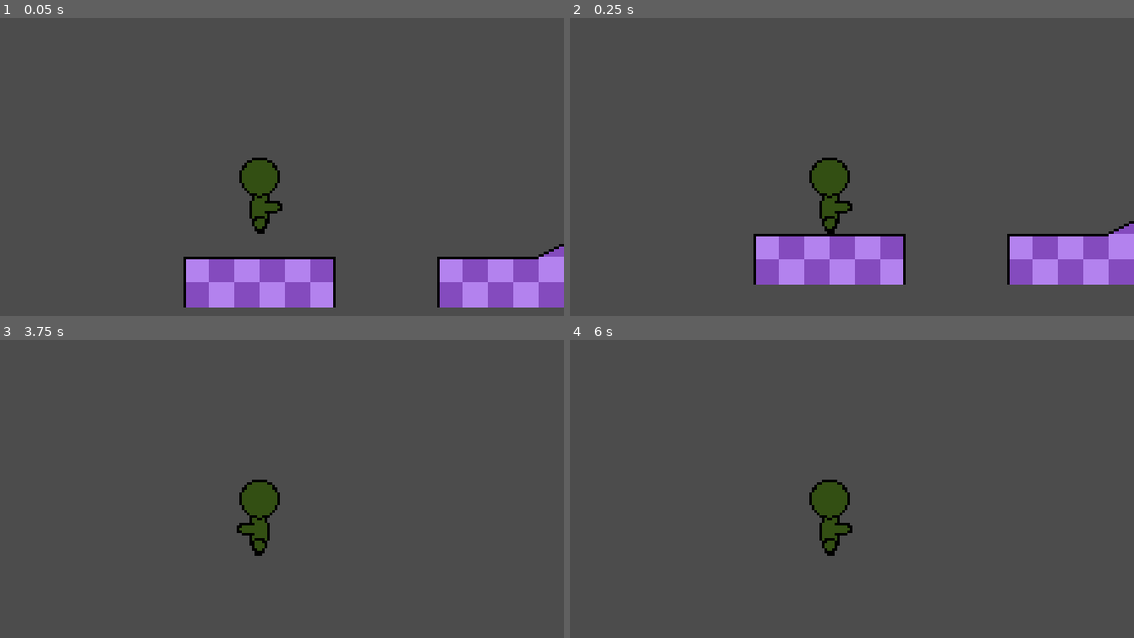
Above: before the commit, frames 1-4 (two rows, left to right).
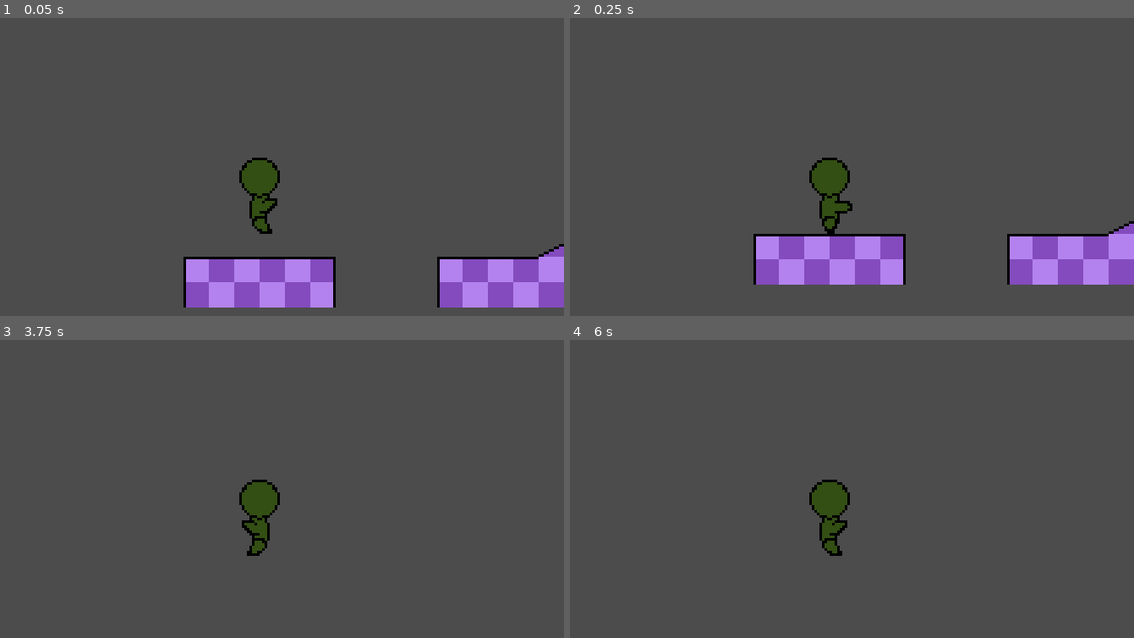
Above: after the commit, the same moments.

Repository: kurantoB/KinematicallyReinterpretedImplementationNeedingGodotEngine
Game: Godot game, scene res://Scenes/SandboxScene.tscn
Same seed, same stepped clock (60 frames per second), same inputs: the game is played once before the commit and once after it.
Inputs:
- Up to frame 1 (0.05 s): no input
- Up to frame 2 (0.25 s): no input
- Up to frame 3 (3.75 s): tap Enter (gba_start) at 0.5, 2, 2.75, 2.85, 3.5 s; hold Right (ui_right) 0.53-1.28 s; tap Z (gba_a) at 0.6, 3.6 s; hold Down (ui_down) 1.28-2.03 s; tap X (gba_b) at 1.35 s; hold Right (ui_right) 2.03-2.78 s; tap Backspace (gba_select) at 2.1 s; hold Up (ui_up) 2.78-3.53 s; hold Left (ui_left) from 3.53 s (still down)
- Up to frame 4 (6 s): tap Enter (gba_start) at 4.25, 5, 5.85 s; tap X (gba_b) at 4.35 s; release Left (ui_left) at 5.03 s; hold Down (ui_down) 5.03-5.78 s; tap Backspace (gba_select) at 5.1 s; hold Right (ui_right) from 5.78 s (still down)

The runs differ from the first frame. In frame 1, 0.2% of the frame differs, in the area x 45-51%, y 60-73%; in frame 2, nothing differs; in frame 3, 0.2%; in frame 4, 0.2%.

Commit message:
different sprites

Diff:
--- /dev/null
+++ b/Graphics/Animations/PlayerWalk.tres
@@ -0,0 +1,12 @@
+[gd_resource type="SpriteFrames" load_steps=3 format=2]
+
+[ext_resource path="res://Graphics/Units/PlayerWalk.png" type="Texture" id=1]
+[ext_resource path="res://Graphics/Units/Player.png" type="Texture" id=2]
+
+[resource]
+animations = [ {
+"frames": [ ExtResource( 2 ), ExtResource( 1 ) ],
+"loop": true,
+"name": "default",
+"speed": 5.0
+} ]
--- a/Scripts/Constants.gd
+++ b/Scripts/Constants.gd
@@ -123,8 +123,8 @@
 	UnitType.PLAYER: {
 		# "Sprite class": [is animation?, [Node list]]
 		"Idle": [false, ["Idle"]],
-		"Walk": [false, ["Idle"]],
-		"Jump": [false, ["Idle"]],
+		"Walk": [true, ["Walk"]],
+		"Jump": [false, ["Jump1", "Jump2"]],
 	}
 }
 
--- a/Scripts/Unit.gd
+++ b/Scripts/Unit.gd
@@ -73,8 +73,7 @@
 	if (unit_conditions[Constants.UnitCondition.MOVING_STATUS] != Constants.UnitMovingStatus.IDLE
 	and unit_conditions[Constants.UnitCondition.CURRENT_ACTION] == Constants.UnitCurrentAction.IDLE
 	and unit_conditions[Constants.UnitCondition.IS_ON_GROUND]):
-		if int(floor(current_action_time_elapsed * 4)) % 3 == 0:
-			set_sprite("Walk")
+		set_sprite("Walk")
 
 func handle_moving_status(delta, scene):
 	# what we have: facing, current speed, move status, grounded
--- a/Units/Player.tscn
+++ b/Units/Player.tscn
@@ -1,21 +1,31 @@
-[gd_scene load_steps=3 format=2]
+[gd_scene load_steps=6 format=2]
 
 [ext_resource path="res://Scripts/Units/Player.gd" type="Script" id=1]
 [ext_resource path="res://Graphics/Units/Player.png" type="Texture" id=2]
+[ext_resource path="res://Graphics/Units/PlayerJump2.png" type="Texture" id=3]
+[ext_resource path="res://Graphics/Units/PlayerJump1.png" type="Texture" id=4]
+[ext_resource path="res://Graphics/Animations/PlayerWalk.tres" type="SpriteFrames" id=5]
 
 [node name="Player" type="Node2D"]
 script = ExtResource( 1 )
 
 [node name="Idle" type="Sprite" parent="."]
-texture = ExtResource( 2 )
-offset = Vector2( 0, -15 )
-
-[node name="Walk" type="Sprite" parent="."]
 visible = false
 texture = ExtResource( 2 )
 offset = Vector2( 0, -15 )
 
-[node name="Jump" type="Sprite" parent="."]
+[node name="Walk" type="AnimatedSprite" parent="."]
 visible = false
-texture = ExtResource( 2 )
+frames = ExtResource( 5 )
+animation = "New Anim"
 offset = Vector2( 0, -15 )
+
+[node name="Jump1" type="Sprite" parent="."]
+visible = false
+texture = ExtResource( 4 )
+offset = Vector2( 0, -15 )
+
+[node name="Jump2" type="Sprite" parent="."]
+visible = false
+texture = ExtResource( 3 )
+offset = Vector2( 0, -15 )
Binary file added: Graphics/Units/PlayerJump1.png
Not shown, added: Graphics/Units/PlayerJump1.png.import
Binary file added: Graphics/Units/PlayerJump2.png
Not shown, added: Graphics/Units/PlayerJump2.png.import
Binary file added: Graphics/Units/PlayerWalk.png
Not shown, added: Graphics/Units/PlayerWalk.png.import
Not shown, changed: Graphics/.DS_Store
Not shown, added: Graphics/Units/.DS_Store
